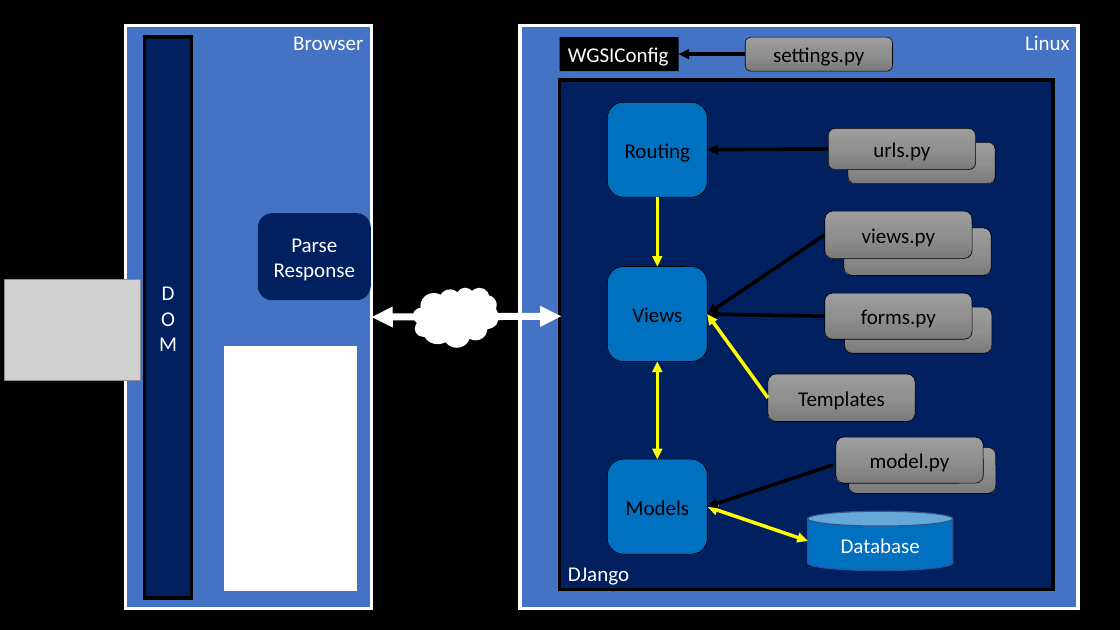
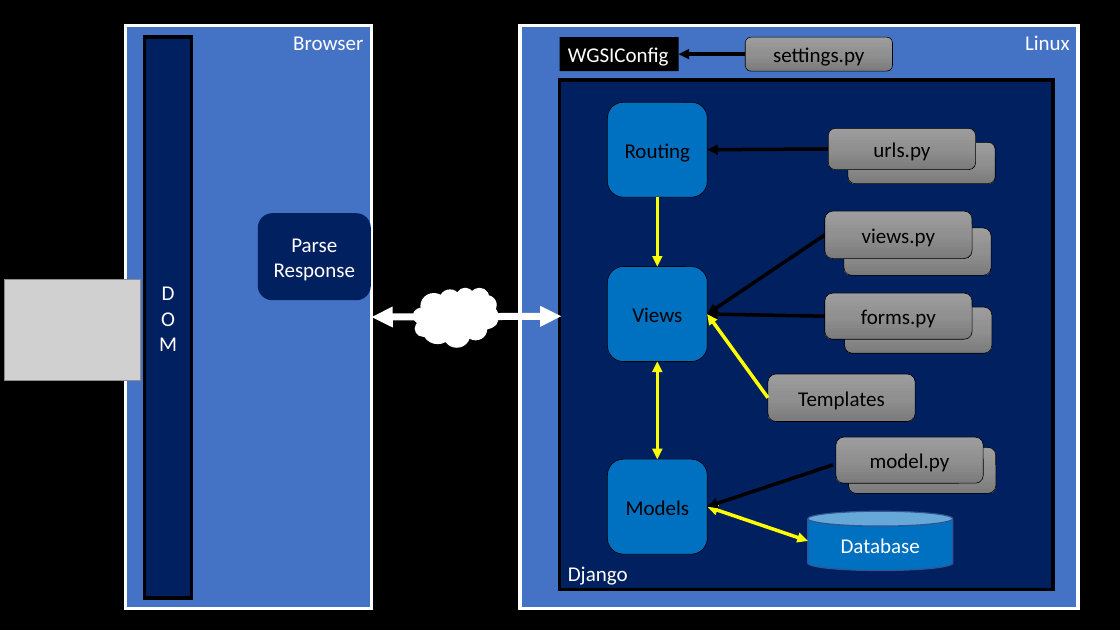
Before and after one commit to csev/dj4e, a slide deck: slide 14 of lectures/DJ-01-Hosting.pptx (slide 7 before the commit). Drawn at 1120x630 pixels with LibreOffice and Linux fonts; fonts in the diff are those of the drawing; grey boxes stand for pictures. Boxes give left, top, right and bottom in pixels: in the first picture for what was removed or moved away, otherwise in the second. Text is boxed around its words. In the diff, an @@ line names an element or a change of style, - is before the commit and + after.

```diff
--- a/lectures/DJ-01-Hosting.pptx
+++ b/lectures/DJ-01-Hosting.pptx
@@ rectangle removed at (225, 347, 355, 590) @@
@@ text in rectangle at (568, 566, 628, 585): text changed @@
-DJango
+Django
```
Also in this commit, not shown: 8 other slides changed, 2 slides added, 3 other files.
